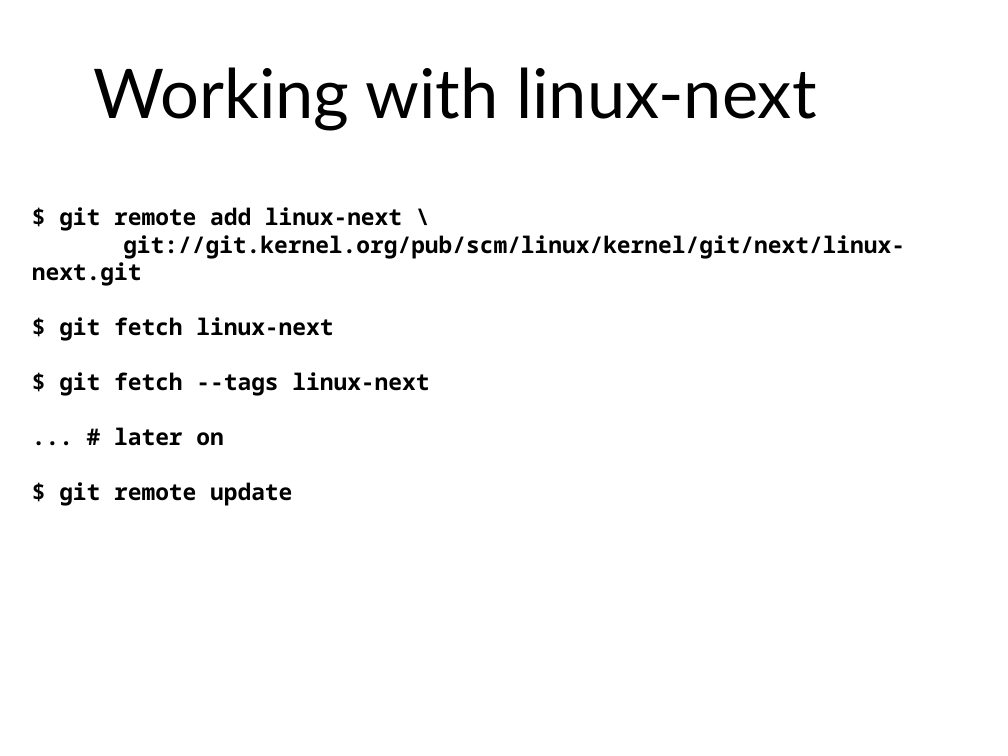
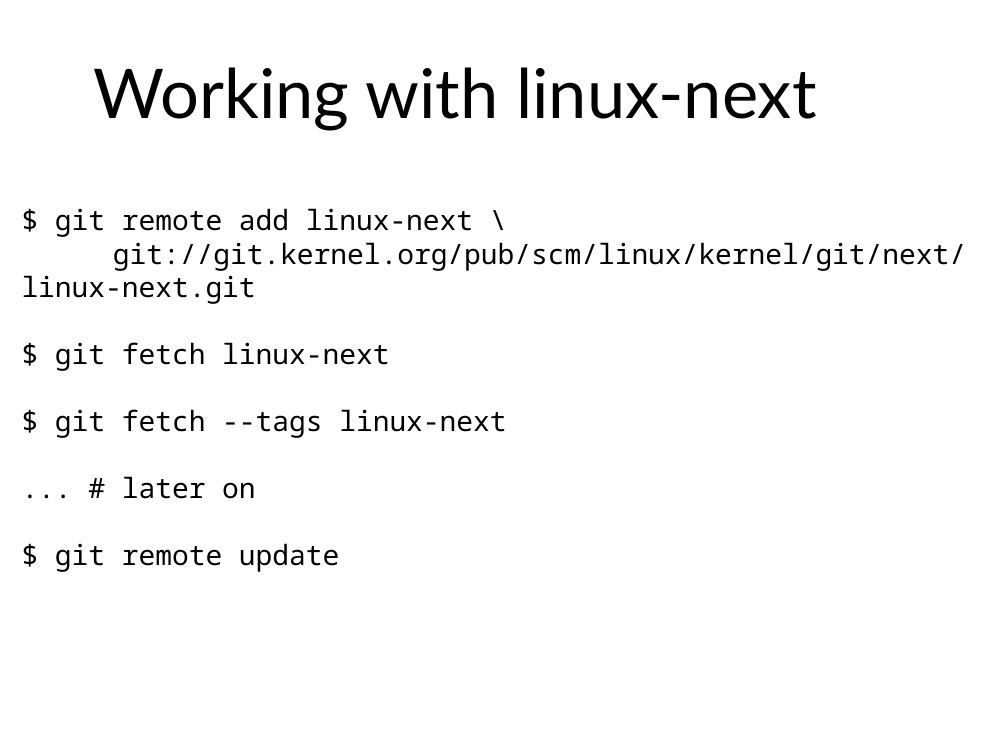
Before and after one commit to gregkh/kernel-tutorial, a slide deck: slide 3 of kernel_patch_tutorial.odp (slide 4 before the commit). Drawn at 1008x756 pixels with LibreOffice and Linux fonts; fonts in the diff are those of the drawing. Boxes give left, top, right and bottom in pixels: in the first picture for what was removed or moved away, otherwise in the second. Text is boxed around its words. In the diff, an @@ line names an element or a change of style, - is before the commit and + after.

Commit message:
updates for LinuxCon Korea version of this tutorial

```diff
--- a/kernel_patch_tutorial.odp
+++ b/kernel_patch_tutorial.odp
@@ text "$ git remote add linux-next ...": place and size @@
-text "$ git remote add linux-next ..." at [32, 207, 905, 446]
+text "$ git remote add linux-next ..." at [22, 208, 966, 572]
@@ text "$ git remote add linux-next ..." at [22, 208, 966, 572]: size 18 to 22 pt, bold off @@
```
Also in this commit, not shown: 13 other slides changed, 1 slide added, 2 slides removed, 2 other files.
